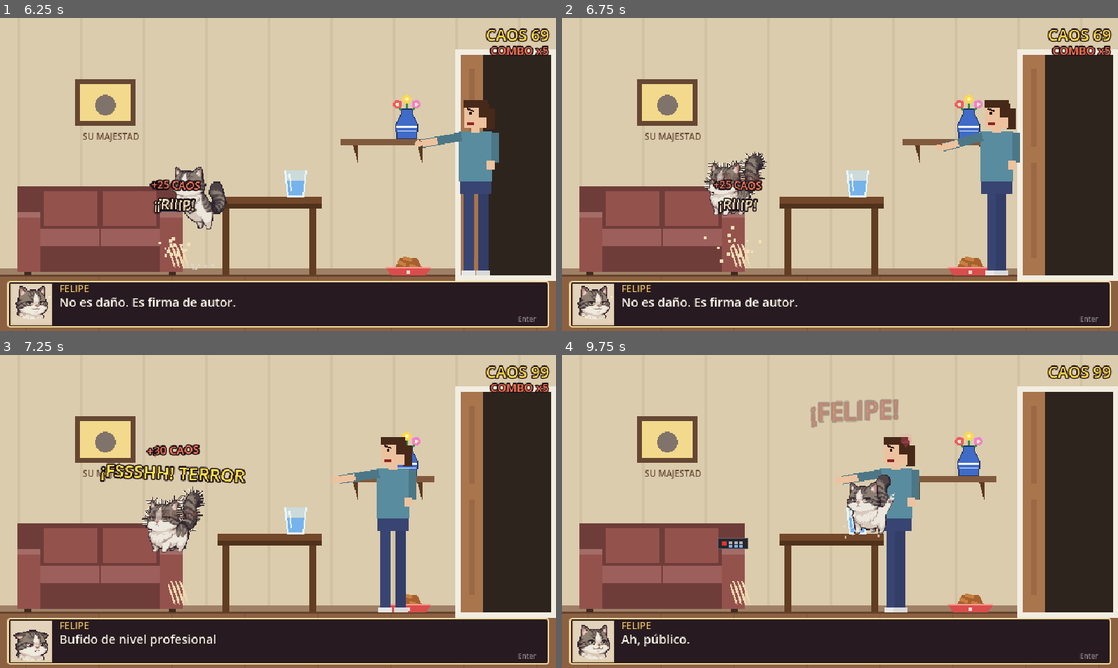
Above: before the commit, frames 1-4 (two rows, left to right).
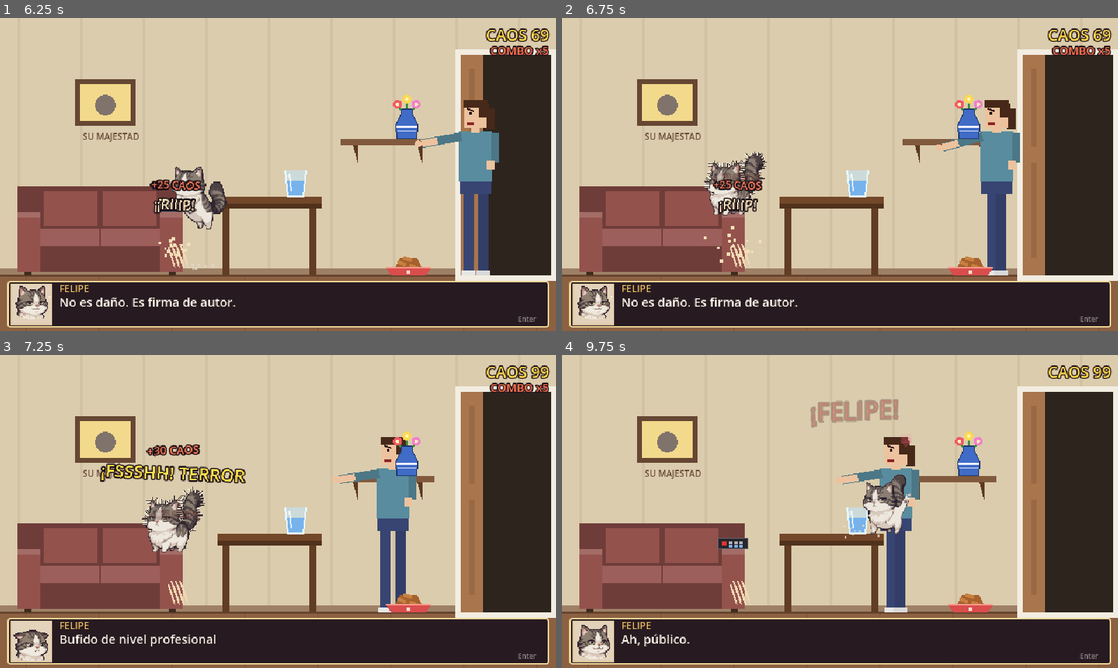
Above: after the commit, the same moments.

Repository: rivas274/demo
Game: Godot game, scene res://principal.tscn
Same seed, same stepped clock (60 frames per second), same inputs: the game is played once before the commit and once after it.
Inputs (mouse positions are in pixels of both pictures, inside the frame that each line leads up to):
- Up to frame 1 (6.25 s): tap Enter (saltar_dialogo) at 0.5 s; move the mouse to (400, 158) at 0.52 s; hold D (derecha) 0.53-2.03 s; tap E (accion) at 0.6, 5.1 s; click (400, 158) at 0.67 s; tap Space (saltar) at 0.77, 1.52, 3.02, 3.77, 4.52, 6.02 s; move the mouse to (166, 190) at 1.27 s; tap Shift (correr) at 1.35, 5.85 s; move the mouse to (333, 105) at 2.02 s; hold A (izquierda) 2.03-2.78 s; tap R (intimidar) at 2.1 s; move the mouse to (250, 237) at 2.77 s; hold D (derecha) 2.78-4.28 s; tap Q (maullar) at 2.85 s; click (250, 237) at 2.92 s; move the mouse to (444, 221) at 3.52 s; hold S (ronronear) 3.53-4.28 s; move the mouse to (111, 127) at 4.27 s; hold A (izquierda) 4.28-5.03 s; tap Tab at 4.35 s; move the mouse to (305, 174) at 5.02 s; hold D (derecha) 5.03-5.78 s; click (305, 174) at 5.17 s; move the mouse to (194, 96) at 5.77 s; hold A (izquierda) from 5.78 s (still down)
- Up to frame 2 (6.75 s): keep holding A (izquierda); move the mouse to (962, 158) at 6.52 s; tap R (intimidar) at 6.6 s
- Up to frame 3 (7.25 s): keep holding A (izquierda); tap Space (saltar) at 6.77 s
- Up to frame 4 (9.75 s): move the mouse to (728, 527) at 7.27 s; release A (izquierda) at 7.28 s; hold D (derecha) 7.28-9.53 s; tap Q (maullar) at 7.35 s; click (728, 527) at 7.42 s; tap Space (saltar) at 7.52, 9.02 s; move the mouse to (895, 442) at 8.02 s; hold S (ronronear) 8.03-8.78 s; move the mouse to (812, 574) at 8.77 s; tap Tab at 8.85 s; move the mouse to (1006, 558) at 9.52 s; hold A (izquierda) from 9.53 s (still down); tap E (accion) at 9.6 s; click (1006, 558) at 9.67 s

Frame 1 is identical in both runs. In frame 2, less than 0.1% of the frame differs, in the area x 71-78%, y 36-83%; in frame 3, 0.4%; in frame 4, 1.4%, in the area x 51-63%, y 38-58%.

Commit message:
Prototipo travesuras jugable: acciones de gato, voz de Felipe, respuesta épica y Valeria
Veredicto pendiente del creador.

Co-Authored-By: Claude Opus 5.5 <noreply@anthropic.com>
Claude-Session: https://claude.ai/code/session_01WbR3FeT1XB9M7gFpgwas9J

Diff:
--- a/siete-vidas/prototipos/travesuras/scripts/felipe.gd
+++ b/siete-vidas/prototipos/travesuras/scripts/felipe.gd
@@ -56,6 +56,9 @@
 @export var duracion_intimidar := 1.0
 ## Arañazos seguidos por cada pulsación sobre el sofá.
 @export var aranazos_por_accion := 2
+## Distancia a la que Felipe se para antes de tirar algo (si está más cerca, da un pasito atrás
+## para que la pata llegue al objeto en el cuadro de impacto en vez de taparlo con el pecho).
+@export var distancia_tirar := 34.0
 
 var estado := Estado.SUELO
 var mirando := 1.0
@@ -249,6 +252,8 @@
 	estado = Estado.ACCION
 	velocity.x = 0.0
 	sprite.flip_h = mirando < 0.0
+	if _tipo_pendiente == "tirar" and absf(punto.x - global_position.x) < distancia_tirar:
+		create_tween().tween_property(self, "global_position:x", punto.x - mirando * distancia_tirar, 0.1)
 	if _tipo_pendiente == "comer":
 		_repeticiones = 0
 		_reiniciar("comer")
--- a/siete-vidas/prototipos/travesuras/scripts/sala.gd
+++ b/siete-vidas/prototipos/travesuras/scripts/sala.gd
@@ -80,6 +80,8 @@
 	valeria.se_va.connect(_al_rendirse)
 	valeria.se_fue.connect(_al_irse)
 	add_child(valeria)
+	# Valeria va detrás de los objetos: no tapa el florero ni el vaso cuando se para frente a la repisa.
+	move_child(valeria, sofa.get_index() + 1)
 	felipe = FelipeProto.new()
 	felipe.name = "Felipe"
 	felipe.position = Vector2(235, SUELO)
Binary file added: siete-vidas/prototipos/travesuras/capturas/florero-en-su-cara.png
Binary file added: siete-vidas/prototipos/travesuras/capturas/intimidar.png
Binary file added: siete-vidas/prototipos/travesuras/capturas/maullar.png
Binary file added: siete-vidas/prototipos/travesuras/capturas/valeria-perdona.png
Binary file added: siete-vidas/prototipos/travesuras/capturas/vaso-cuadro-impacto.png
Not shown, added: siete-vidas/prototipos/travesuras/INFORME.md
Not shown, added: siete-vidas/prototipos/travesuras/README.md
